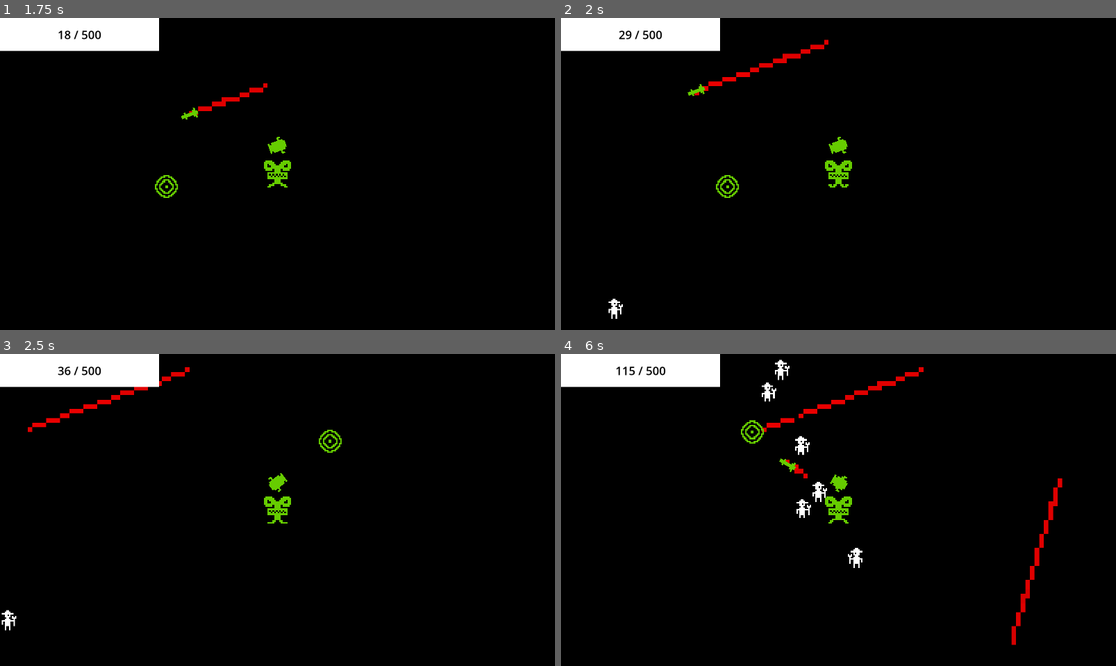
Above: before the commit, frames 1-4 (two rows, left to right).
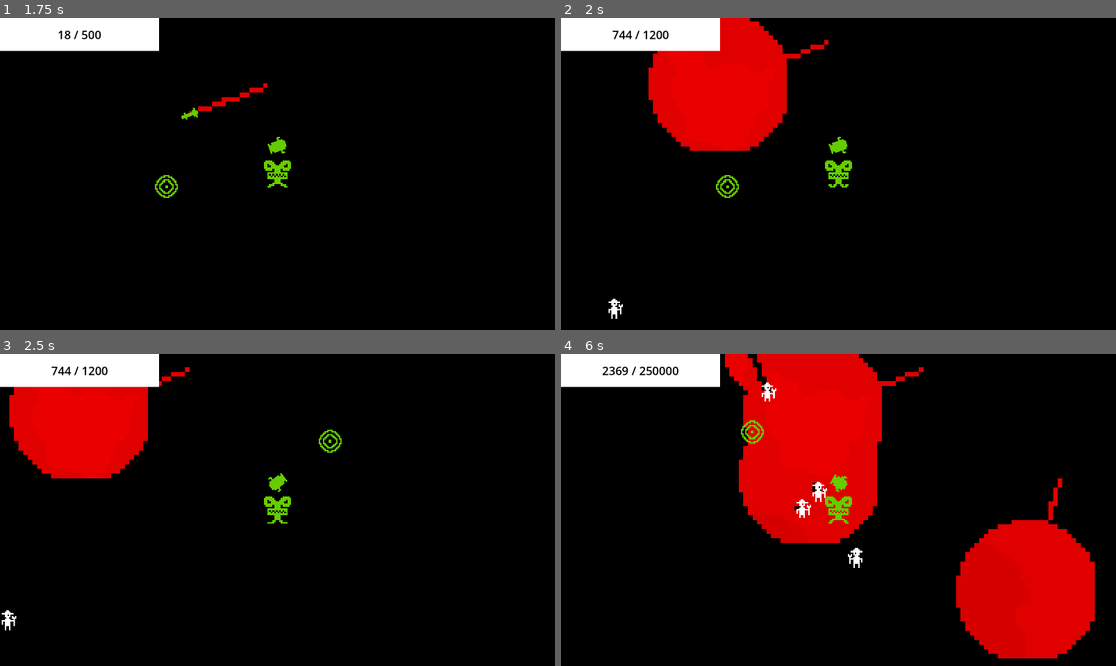
Above: after the commit, the same moments.

Repository: martindieck/color-contagion
Game: Godot game, scene res://Scenes/game.tscn
Same seed, same stepped clock (60 frames per second), same inputs: the game is played once before the commit and once after it.
Inputs (mouse positions are in pixels of both pictures, inside the frame that each line leads up to):
- Up to frame 1 (1.75 s): tap Enter at 0.5 s; move the mouse to (399, 158) at 0.52 s; hold D (move_right) 0.53-1.28 s; tap E (change) at 0.6 s; tap Space at 1.25 s; move the mouse to (166, 189) at 1.27 s; hold Down (move_down) from 1.28 s (still down); click (166, 189) at 1.35 s
- Up to frame 2 (2 s): keep holding Down (move_down)
- Up to frame 3 (2.5 s): move the mouse to (333, 441) at 2.02 s; release Down (move_down) at 2.03 s; hold D (move_right) from 2.03 s (still down); tap E (change) at 2.1 s
- Up to frame 4 (6 s): move the mouse to (810, 572) at 2.77 s; release D (move_right) at 2.78 s; hold W (move_up) 2.78-3.53 s; click (810, 572) at 2.85 s; move the mouse to (1005, 556) at 3.52 s; hold A (move_left) 3.53-5.03 s; tap E (change) at 3.6, 5.1 s; move the mouse to (672, 463) at 4.27 s; click (672, 463) at 4.35 s; move the mouse to (866, 510) at 5.02 s; hold Down (move_down) 5.03-5.78 s; move the mouse to (755, 432) at 5.77 s; hold D (move_right) from 5.78 s (still down); click (755, 432) at 5.85 s

Frame 1 is identical in both runs. In frame 2, 8.0% of the frame differs, in the area x 9-41%, y 0-43%; in frame 3, 6.3%; in frame 4, 22%, in the area x 7-97%, y 0-98%.

Commit message:
Updated Missile Logic
Boom when exceeding range, boom when connecting with enemy

Diff:
--- a/Godot Project/Scenes/game.gd
+++ b/Godot Project/Scenes/game.gd
@@ -6,7 +6,7 @@
 @onready var round_timer = get_node("/root/Game/RoundTimer")
 @onready var spawner = get_node("/root/Game/Player/Spawner/Path2D/SpawnPoint")
 
-var quotas = [500, 1200, 2500]
+var quotas = [500, 1200, 250000]
 var round_times = [18, 20, 180]
 var rounds = {}
 
--- a/Godot Project/Scenes/missile.gd
+++ b/Godot Project/Scenes/missile.gd
@@ -1,17 +1,23 @@
 extends Area2D
 
+const SPEED = 800
+const RANGE = 400
+const AREA = 15
+
+var ready_to_explode = false
 var tile_size = 16
 var travelled_distance = 0
-const SPEED = 800
-const RANGE = 1200
-const AREA = 5
 
+@onready var player = get_node("/root/Game/Player")
 @onready var explosion_radius = (AREA * tile_size) / scale.x
 @onready var tilemap = get_node("/root/Game/Terrain")
 @onready var explosion = $Explosion #USE FOR DETECTING ENEMIES IN EXPLOSION
+@onready var explosion_shape = explosion.shape
+
+func _ready():
+	explosion_shape.set_deferred("radius", explosion_radius)
 
 func _physics_process(delta):
-	print(explosion_radius)
 	var direction = Vector2.RIGHT.rotated(rotation)
 	position += direction * SPEED * delta
 
@@ -22,5 +28,13 @@
 	tilemap.change_tileset(position, true)
 
 func explodes():
+	tilemap.explosion(position, AREA)
+	var bodies = get_overlapping_bodies()
+	for body in bodies:
+		if body.has_method("take_damage"):
+			body.take_damage()
 	queue_free()
-	tilemap.explosion(position, AREA)
+
+func _on_missile_area_body_entered(body):
+	if body != player:
+		explodes()
--- a/Godot Project/Scenes/missile.tscn
+++ b/Godot Project/Scenes/missile.tscn
@@ -7,7 +7,7 @@
 radius = 13.0
 
 [sub_resource type="RectangleShape2D" id="RectangleShape2D_r7xf0"]
-size = Vector2(2, 2)
+size = Vector2(10, 2.33333)
 
 [node name="Missile" type="Area2D"]
 top_level = true
@@ -19,11 +19,14 @@
 [node name="Explosion" type="CollisionShape2D" parent="."]
 shape = SubResource("CircleShape2D_38tyw")
 
-[node name="MissileBody" type="CollisionShape2D" parent="."]
+[node name="MissileArea" type="Area2D" parent="."]
+
+[node name="MissileBody" type="CollisionShape2D" parent="MissileArea"]
+position = Vector2(-7.94729e-08, 0)
 shape = SubResource("RectangleShape2D_r7xf0")
 
 [node name="Sprite2D" type="Sprite2D" parent="."]
 texture_filter = 1
 texture = ExtResource("2_bxbea")
 
-[connection signal="body_entered" from="." to="." method="_on_body_entered"]
+[connection signal="body_entered" from="MissileArea" to="." method="_on_missile_area_body_entered"]
